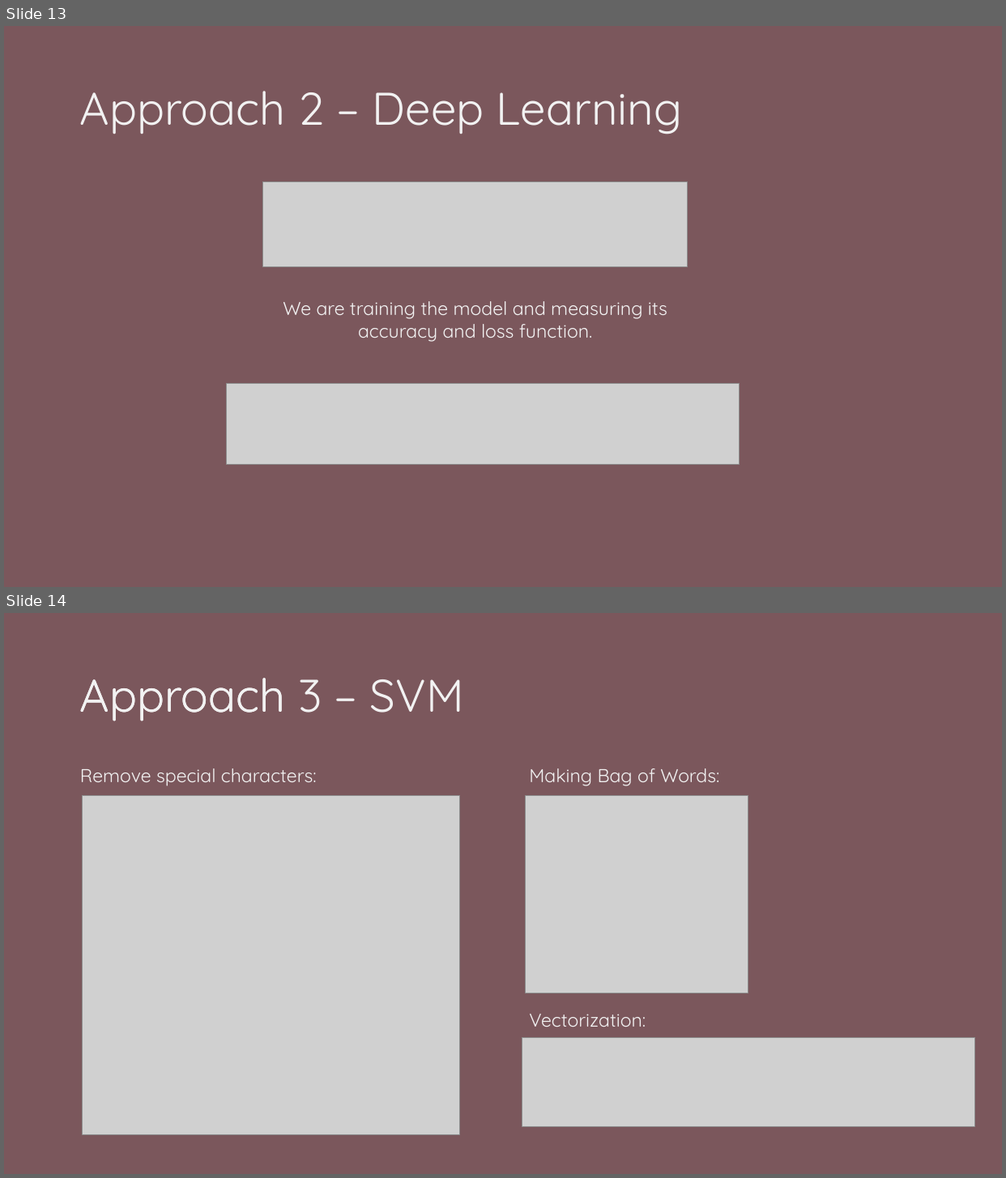
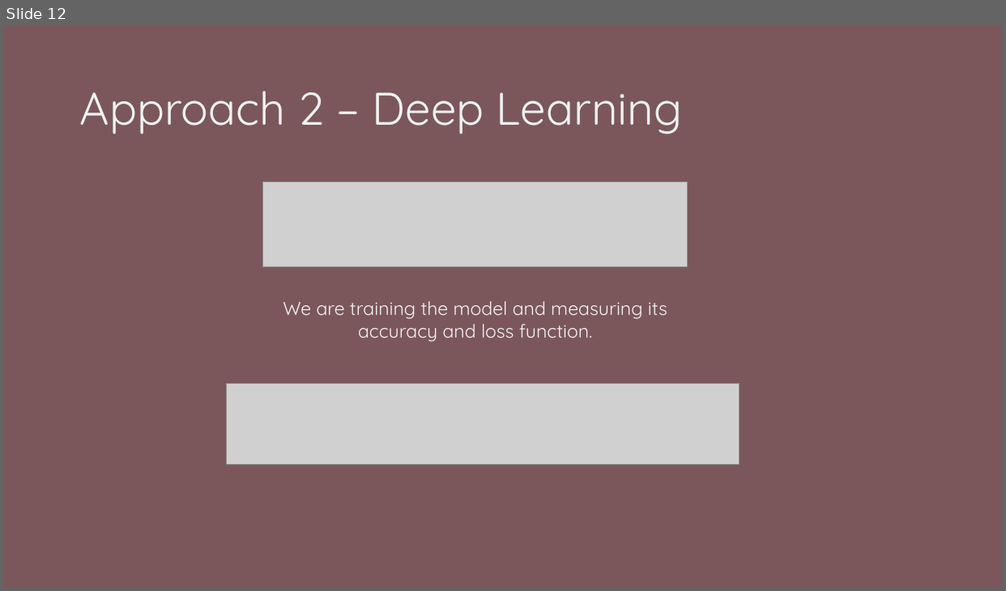
Before and after one commit to Manjari-99/Personality-Detection-From-Text, a slide deck: Personality Detection From Text.pptx. Shown one above the other, each under a label of ours: slides 13 and 14 before the commit, slide 12 after it. The pictures are 1006x1178 and 1006x591 pixels, drawn with LibreOffice and Linux fonts; fonts in the diff are those of the drawing; grey boxes stand for pictures. Boxes give left, top, right and bottom in pixels: in the first picture for what was removed or moved away, otherwise in the second. Text is boxed around its words. In the diff, an @@ line names an element or a change of style, - is before the commit and + after.

```diff
--- a/Personality Detection From Text.pptx
+++ b/Personality Detection From Text.pptx
@@ slide 14 removed at box(4, 613, 1002, 1174), background #7B575C @@
@@ text removed at box(73, 643, 934, 752) @@
-Approach
@@ title removed at box(80, 678, 464, 722) @@
-Approach 3 – SVM
@@ text removed at box(80, 769, 719, 1027) @@
-Remove special characters: Making Bag of Words:
-Vectorization:
@@ picture removed at box(82, 796, 460, 1135) @@
@@ picture removed at box(526, 796, 749, 994) @@
@@ picture removed at box(522, 1037, 975, 1127) @@
@@ what was slide 13 is now slide 12 @@
```
Also in this commit, not shown: 4 slides changed, 1 slide added, 3 other slides removed, 1 other file.
